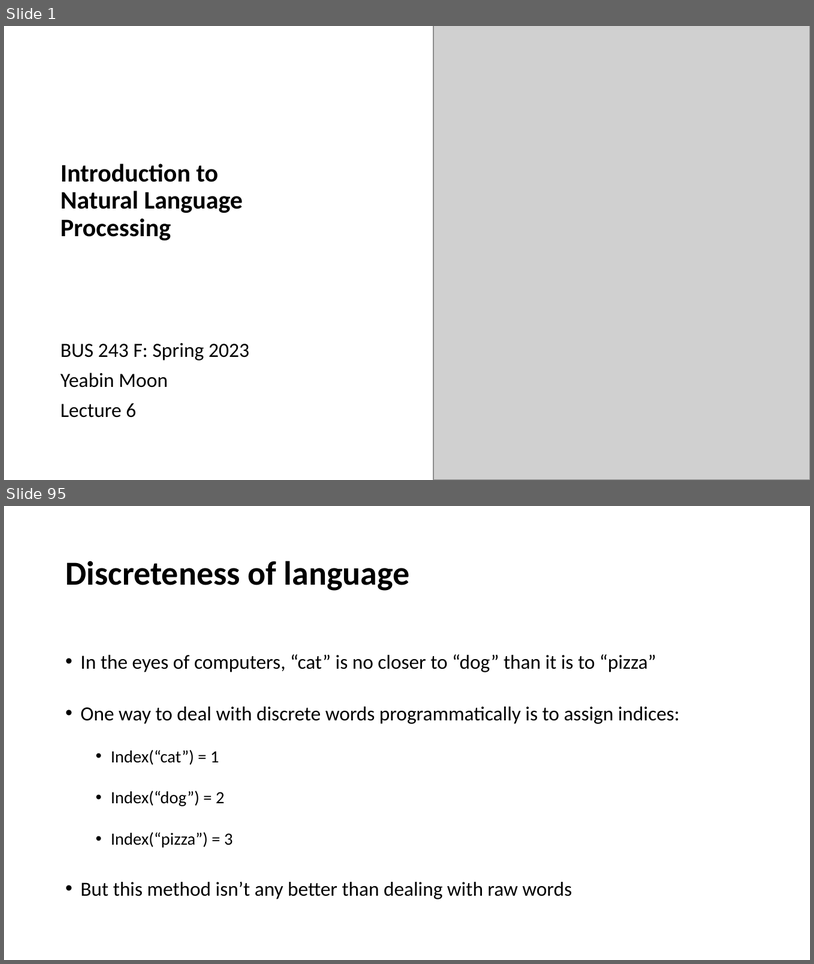
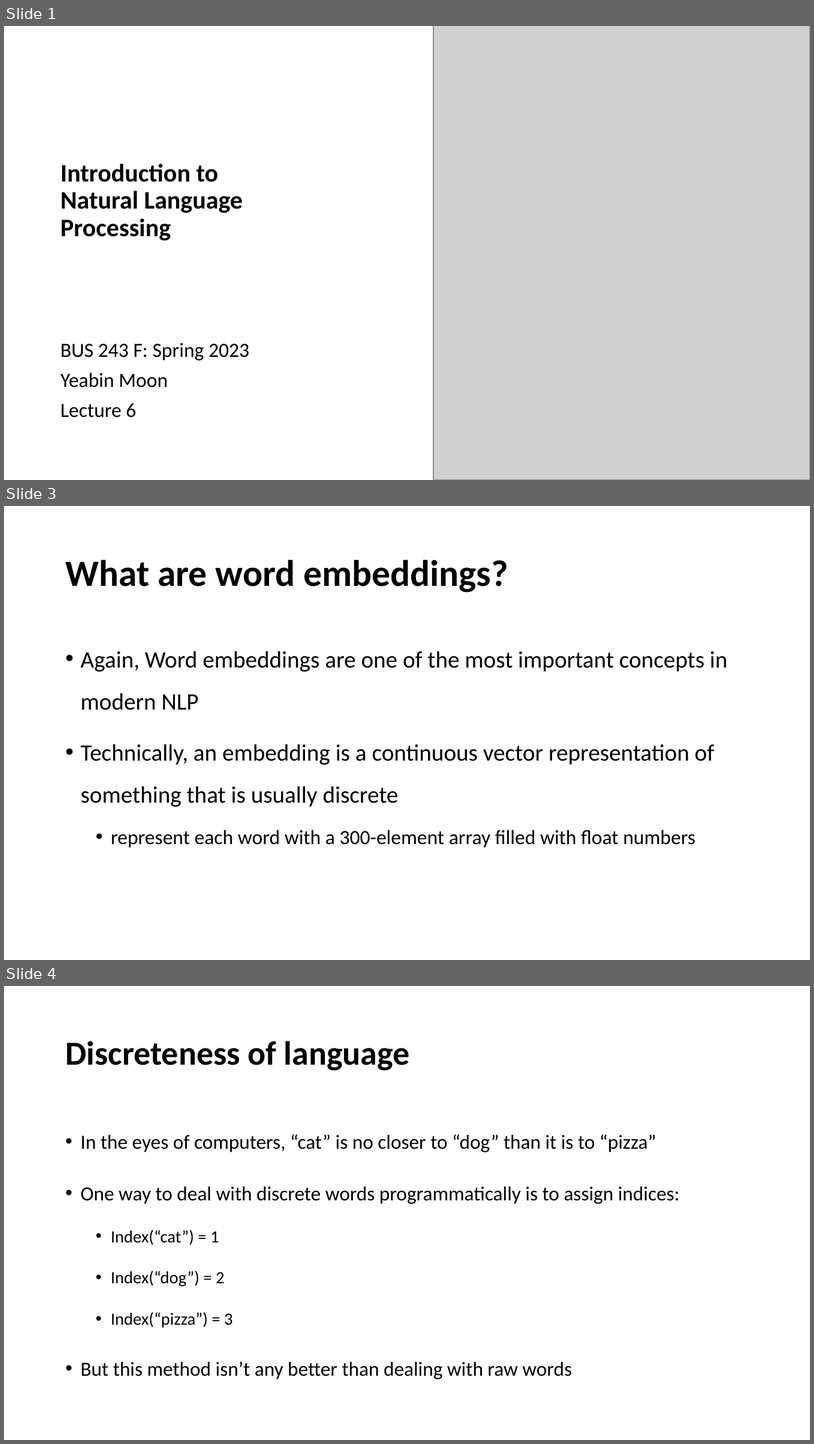
Before and after one commit to YeabinMoonEcon/BUS211, a slide deck: BUS243_NLP/lecture_notes/Lecture6_2.pptx. Shown one above the other, each under a label of ours: slides 1 and 95 before the commit, slides 1, 3 and 4 after it; the slides between them are not shown. The pictures are 814x964 and 814x1444 pixels, drawn with LibreOffice and Linux fonts; fonts in the diff are those of the drawing; grey boxes stand for pictures. Boxes give left, top, right and bottom in pixels: in the first picture for what was removed or moved away, otherwise in the second. Text is boxed around its words. In the diff, an @@ line names an element or a change of style, - is before the commit and + after.

```diff
--- a/BUS243_NLP/lecture_notes/Lecture6_2.pptx
+++ b/BUS243_NLP/lecture_notes/Lecture6_2.pptx
@@ slide 3 added at (4,506,810,960), background #FFFFFF @@
@@ title added at (65,559,508,592), 44 pt, text #000000, bold @@
+What are word embeddings?
@@ text added at (81,651,728,847), 28 pt, text #000000 @@
+• Again, Word embeddings are one of the most important concepts in modern NLP
+• Technically, an embedding is a continuous vector representation of something that is usually discrete
+  • represent each word with a 300-element array filled with float numbers
@@ what was slide 95 is now slide 4 @@
```
Also in this commit, not shown: 5 slides changed, 9 other slides added, 1 slide removed, 4 other files.
